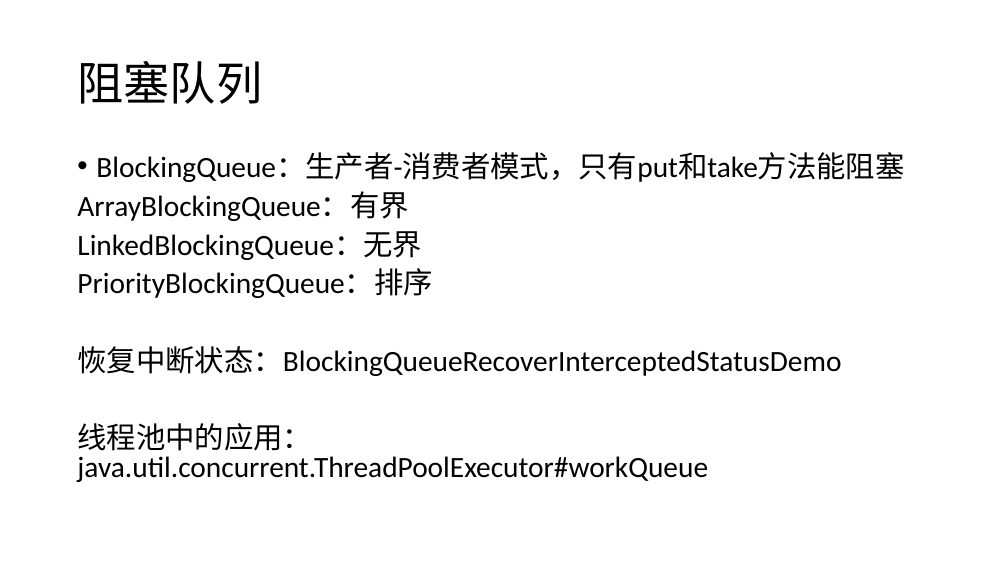
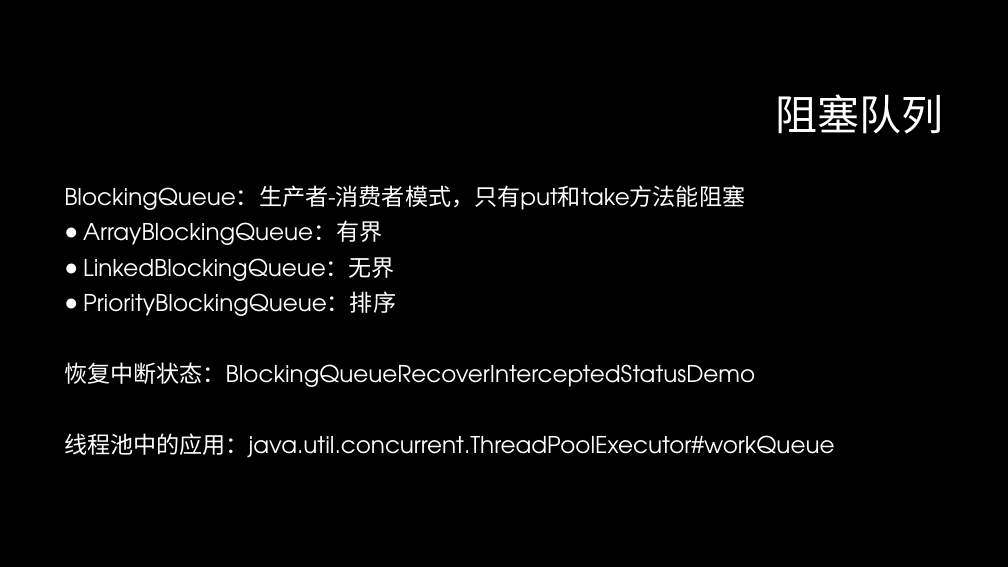
Before and after one commit to GerogeLeon/multithread_demo, a slide deck: slide 32 of JAVA并发编程.pptx (slide 31 before the commit). Drawn at 1008x567 pixels with LibreOffice and Linux fonts; fonts in the diff are those of the drawing; background and template pictures are left out. Boxes give left, top, right and bottom in pixels: in the first picture for what was removed or moved away, otherwise in the second. Text is boxed around its words. In the diff, an @@ line names an element or a change of style, - is before the commit and + after.

```diff
--- a/JAVA并发编程.pptx
+++ b/JAVA并发编程.pptx
@@ background #FFFFFF to #000000 @@
@@ title "阻塞队列" moved from (x1=77, y1=61, x2=262, y2=104) to (x1=776, y1=94, x2=944, y2=134) @@
@@ title "阻塞队列" at (x1=776, y1=94, x2=944, y2=134): size 44 to 40 pt, font Calibri to TeX Gyre Adventor, text colour #000000 to #FFFFFF; alignment left to right @@
@@ text "BlockingQueue：生产者-消费者模式，只有put和take方法能阻塞" moved from (x1=77, y1=153, x2=904, y2=482) to (x1=64, y1=185, x2=834, y2=458) @@
@@ text "BlockingQueue：生产者-消费者模式，只有put和take方法能阻塞" at (x1=64, y1=185, x2=834, y2=458): size 28 to 22 pt, font Calibri to TeX Gyre Adventor, text colour #000000 to #FFFFFF; bullet • to none; line spacing 0.8 to 0.9; bullet none to ● @@
```
Also in this commit, not shown: 34 other slides changed, 1 slide added.
